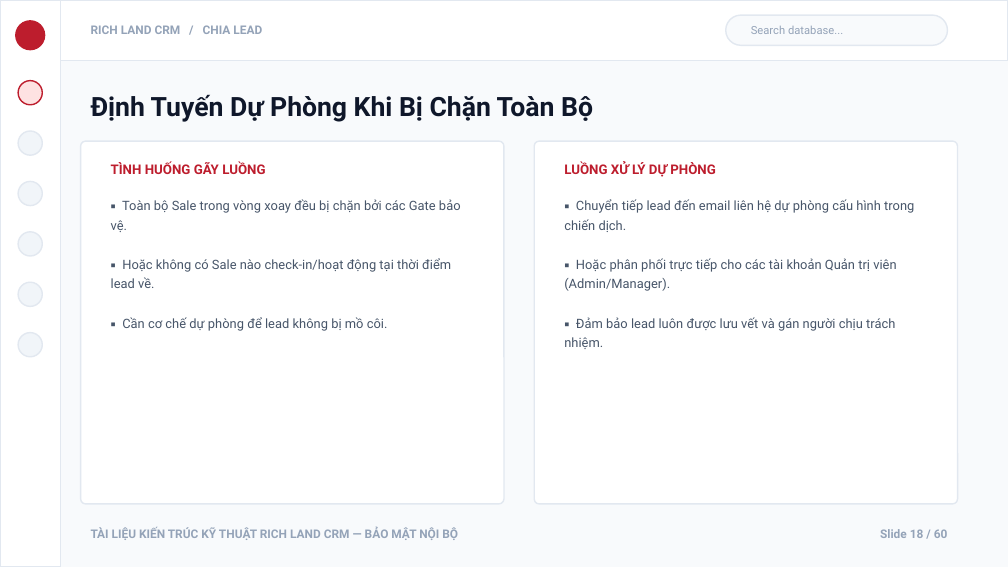
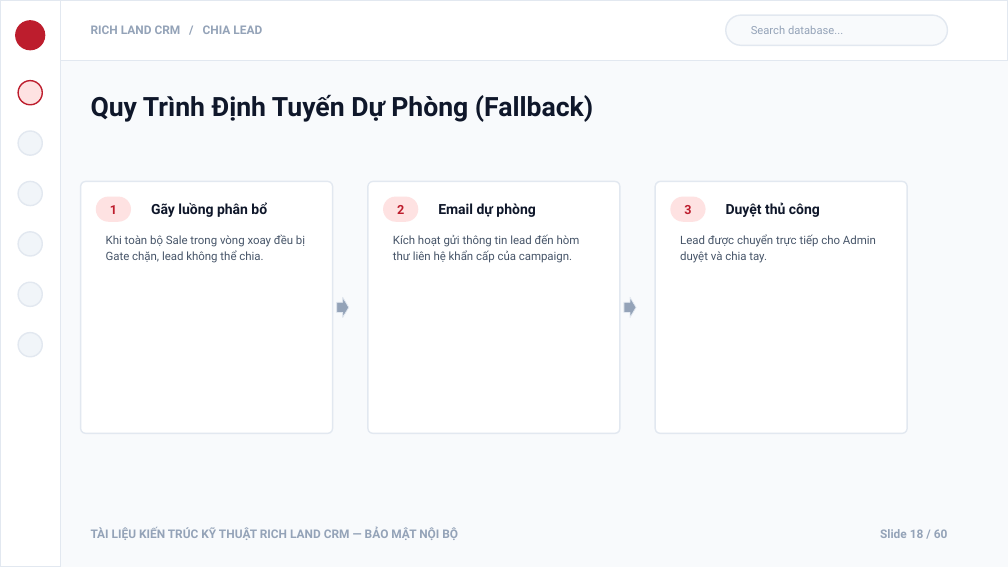
Before and after one commit to DEV-trongphuc/RICH-LAND, a slide deck: slide 18 of RichLand_System_Architecture_Presentation.pptx. Drawn at 1008x567 pixels with LibreOffice and Linux fonts; fonts in the diff are those of the drawing. Boxes give left, top, right and bottom in pixels: in the first picture for what was removed or moved away, otherwise in the second. Text is boxed around its words. In the diff, an @@ line names an element or a change of style, - is before the commit and + after.

```diff
--- a/RichLand_System_Architecture_Presentation.pptx
+++ b/RichLand_System_Architecture_Presentation.pptx
@@ text at (91, 94, 593, 122): text changed @@
-Định Tuyến Dự Phòng Khi Bị Chặn Toàn Bộ
+Quy Trình Định Tuyến Dự Phòng (Fallback)
@@ text removed at (564, 162, 716, 177) @@
-LUỒNG XỬ LÝ DỰ PHÒNG
@@ rounded rectangle: place and size @@
-rounded rectangle at (81, 141, 504, 504)
+rounded rectangle at (81, 181, 333, 433)
@@ rounded rectangle at (81, 181, 333, 433): proportions changed @@
@@ rounded rectangle added at (96, 197, 131, 222), fill #FEE2E2 @@
@@ text added at (110, 205, 117, 214), 9 pt, text #BD1D2D, bold @@
+1
@@ text removed at (111, 199, 461, 331) @@
-▪ Toàn bộ Sale trong vòng xoay đều bị chặn bởi các Gate bảo vệ.
-▪ Hoặc không có Sale nào check-in/hoạt động tại thời điểm lead về.
-▪ Cần cơ chế dự phòng để lead không bị mồ côi.
@@ text "Gãy luồng phân bổ" at (151, 202, 267, 217): vertical alignment top to middle @@
@@ text at (151, 202, 267, 217): text changed; size 9.5 to 10 pt; text colour #BD1D2D to #0F172A @@
-TÌNH HUỐNG GÃY LUỒNG
+Gãy luồng phân bổ
@@ rounded rectangle added at (368, 181, 620, 433), fill #FFFFFF, outline #E2E8F0 1 pt @@
@@ rounded rectangle added at (383, 197, 418, 222), fill #FEE2E2 @@
@@ text added at (397, 205, 404, 214), 9 pt, text #BD1D2D, bold @@
+2
@@ text added at (438, 203, 535, 217), 10 pt, text #0F172A, bold @@
+Email dự phòng
@@ text removed at (564, 199, 914, 349) @@
-▪ Chuyển tiếp lead đến email liên hệ dự phòng cấu hình trong chiến dịch.
-▪ Hoặc phân phối trực tiếp cho các tài khoản Quản trị viên (Admin/Manager).
-▪ Đảm bảo lead luôn được lưu vết và gán người chịu trách nhiệm.
@@ rounded rectangle at (655, 181, 907, 433): proportions changed @@
@@ rounded rectangle: place and size @@
-rounded rectangle at (534, 141, 958, 504)
+rounded rectangle at (655, 181, 907, 433)
@@ rounded rectangle added at (670, 197, 706, 222), fill #FEE2E2 @@
@@ text added at (684, 205, 691, 214), 9 pt, text #BD1D2D, bold @@
+3
@@ text added at (726, 202, 820, 217), 10 pt, text #0F172A, bold @@
+Duyệt thủ công
@@ text added at (106, 235, 305, 263), 8.2 pt, text #475569 @@
+Khi toàn bộ Sale trong vòng xoay đều bị Gate chặn, lead không thể chia.
@@ text added at (393, 234, 580, 263), 8.2 pt, text #475569 @@
+Kích hoạt gửi thông tin lead đến hòm thư liên hệ khẩn cấp của campaign.
@@ text added at (680, 234, 876, 263), 8.2 pt, text #475569 @@
+Lead được chuyển trực tiếp cho Admin duyệt và chia tay.
@@ right arrow added at (337, 297, 349, 318), fill #94A3B8, outline #E2E8F0 0.5 pt @@
@@ right arrow added at (624, 297, 636, 318), fill #94A3B8, outline #E2E8F0 0.5 pt @@
```
Also in this commit, not shown: 33 other slides changed, 7 slides added, 7 slides removed, 3 other files.
